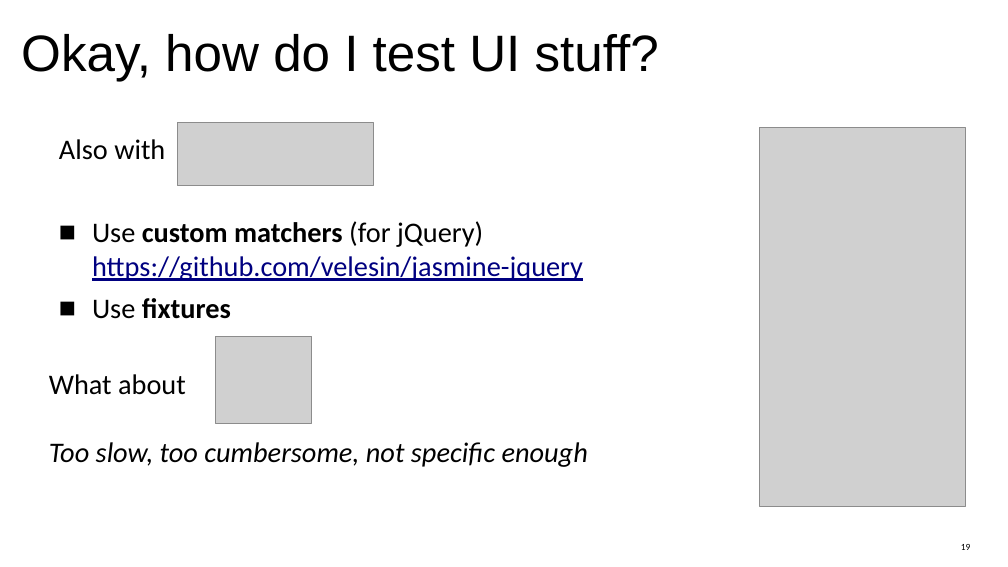
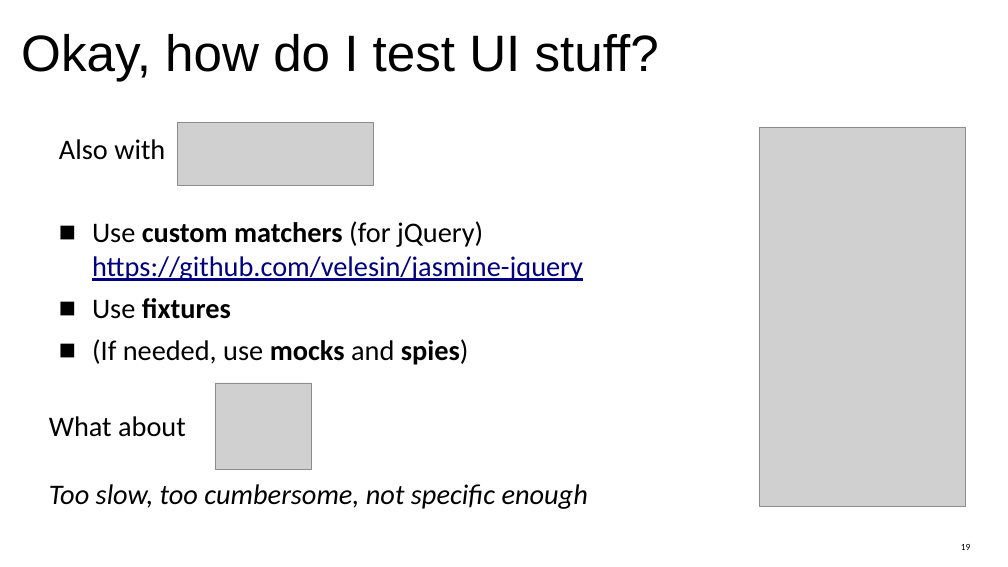
Before and after one commit to jefklak/jstesting-integration, a slide deck: slide 19 of presentation_final.odp. Drawn at 1008x567 pixels with LibreOffice and Linux fonts; fonts in the diff are those of the drawing; grey boxes stand for pictures; background and template pictures are left out. Boxes give left, top, right and bottom in pixels: in the first picture for what was removed or moved away, otherwise in the second. Text is boxed around its words. In the diff, an @@ line names an element or a change of style, - is before the commit and + after.

```diff
--- a/presentation_final.odp
+++ b/presentation_final.odp
@@ text at [92,339,469,365]: paragraph added @@
+■ (If needed, use mocks and spies)
@@ picture: place and size @@
-picture at [215,336,312,423]
+picture at [215,383,312,469]
```
Also in this commit, not shown: 1 other file.
